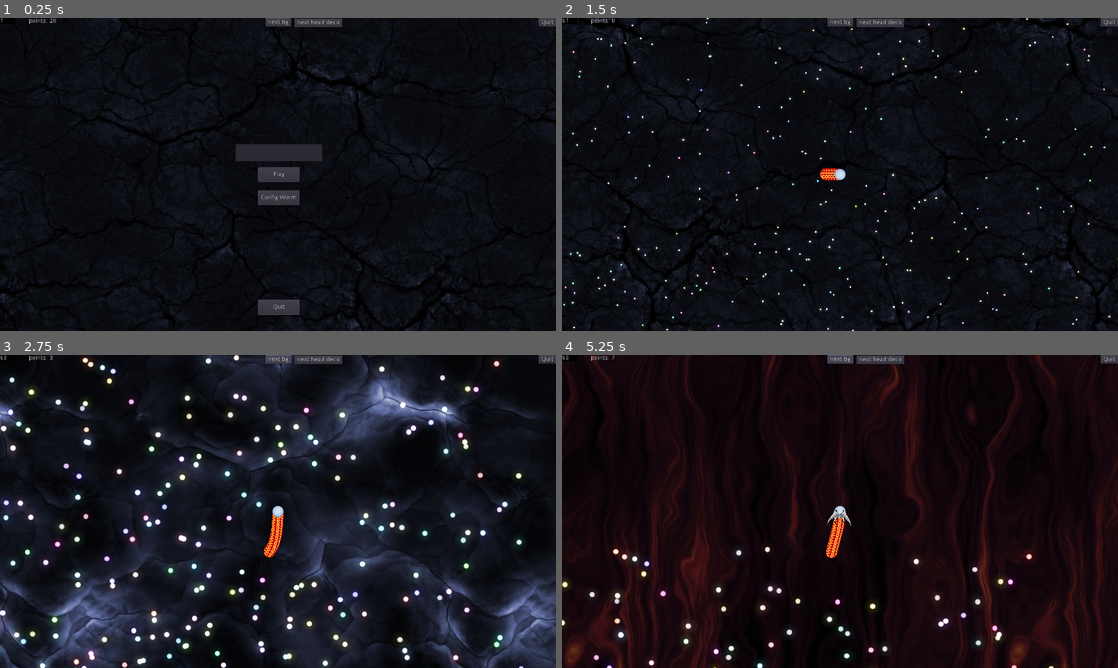
Above: before the commit, frames 1-4 (two rows, left to right).
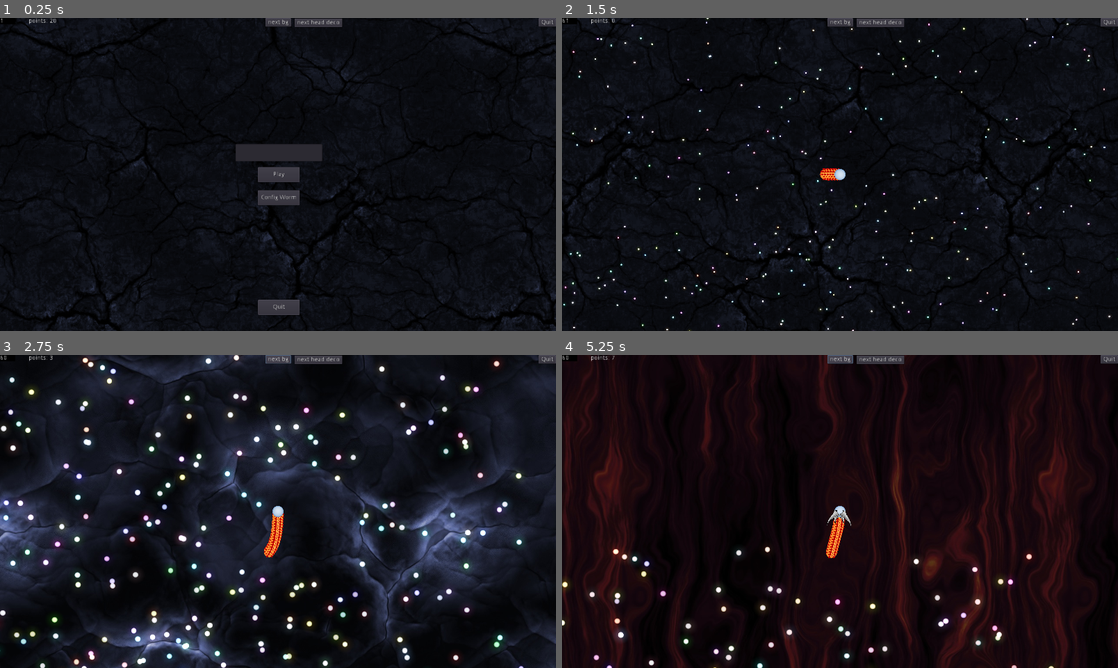
Above: after the commit, the same moments.

Repository: PostPollux/wriggly-worms
Game: Godot game, scene res://game.tscn
Two runs of this game, one before a commit and one after it. Both use one fixed random seed, a clock stepped at 60 frames per second and the inputs below. The engine's default icon, where the game draws it, is replaced by a stand-in: a white triangle on a blue panel in a dark square.
Inputs (mouse positions are in pixels of both pictures, inside the frame that each line leads up to):
- Up to frame 1 (0.25 s): no input
- Up to frame 2 (1.5 s): click (840, 152) at 0.52 s; type "Alex" at 0.6 s; click "Play" at 1.25 s
- Up to frame 3 (2.75 s): click "next bg" at 2 s
- Up to frame 4 (5.25 s): click "next bg" at 2.75 s; click "next head deco" at 3.5 s; click "next head deco" at 4.25 s; click "next bg" at 5 s

The runs differ from the first frame. In frame 1, 2.2% of the frame differs, in the area x 0-100%, y 0-100%; in frame 2, 2.5%; in frame 3, 39%; in frame 4, 14%.

Commit message:
increase repeating background size

Diff:
--- a/Map/Map.tscn
+++ b/Map/Map.tscn
@@ -26,14 +26,14 @@
 texture = ExtResource( 14 )
 normal_map = ExtResource( 3 )
 region_enabled = true
-region_rect = Rect2( 0, 0, 30000, 30000 )
+region_rect = Rect2( 0, 0, 3e+06, 3e+06 )
 
 [node name="Bg2" type="Sprite" parent="MapSwitcher"]
 visible = false
 texture = ExtResource( 6 )
 normal_map = ExtResource( 3 )
 region_enabled = true
-region_rect = Rect2( 0, 0, 30000, 30000 )
+region_rect = Rect2( 0, 0, 3e+06, 3e+06 )
 
 [node name="Bg3" type="Sprite" parent="MapSwitcher"]
 visible = false
@@ -41,21 +41,21 @@
 texture = ExtResource( 15 )
 normal_map = ExtResource( 3 )
 region_enabled = true
-region_rect = Rect2( 0, 0, 30000, 30000 )
+region_rect = Rect2( 0, 0, 3e+06, 3e+06 )
 
 [node name="Bg4" type="Sprite" parent="MapSwitcher"]
 visible = false
 texture = ExtResource( 7 )
 normal_map = ExtResource( 8 )
 region_enabled = true
-region_rect = Rect2( 0, 0, 30000, 30000 )
+region_rect = Rect2( 0, 0, 3e+06, 3e+06 )
 
 [node name="Bg5" type="Sprite" parent="MapSwitcher"]
 visible = false
 texture = ExtResource( 9 )
 normal_map = ExtResource( 8 )
 region_enabled = true
-region_rect = Rect2( 0, 0, 30000, 30000 )
+region_rect = Rect2( 0, 0, 3e+06, 3e+06 )
 
 [node name="Bg6" type="Sprite" parent="MapSwitcher"]
 visible = false
@@ -63,7 +63,7 @@
 texture = ExtResource( 10 )
 normal_map = ExtResource( 11 )
 region_enabled = true
-region_rect = Rect2( 0, 0, 30000, 30000 )
+region_rect = Rect2( 0, 0, 3e+06, 3e+06 )
 
 [node name="Bg7" type="Sprite" parent="MapSwitcher"]
 visible = false
@@ -71,14 +71,14 @@
 texture = ExtResource( 12 )
 normal_map = ExtResource( 11 )
 region_enabled = true
-region_rect = Rect2( 0, 0, 30000, 30000 )
+region_rect = Rect2( 0, 0, 3e+06, 3e+06 )
 
 [node name="Bg8" type="Sprite" parent="MapSwitcher"]
 visible = false
 texture = ExtResource( 13 )
 normal_map = ExtResource( 11 )
 region_enabled = true
-region_rect = Rect2( 0, 0, 30000, 30000 )
+region_rect = Rect2( 0, 0, 3e+06, 3e+06 )
 
 [node name="AllFood" type="Node2D" parent="."]
 
